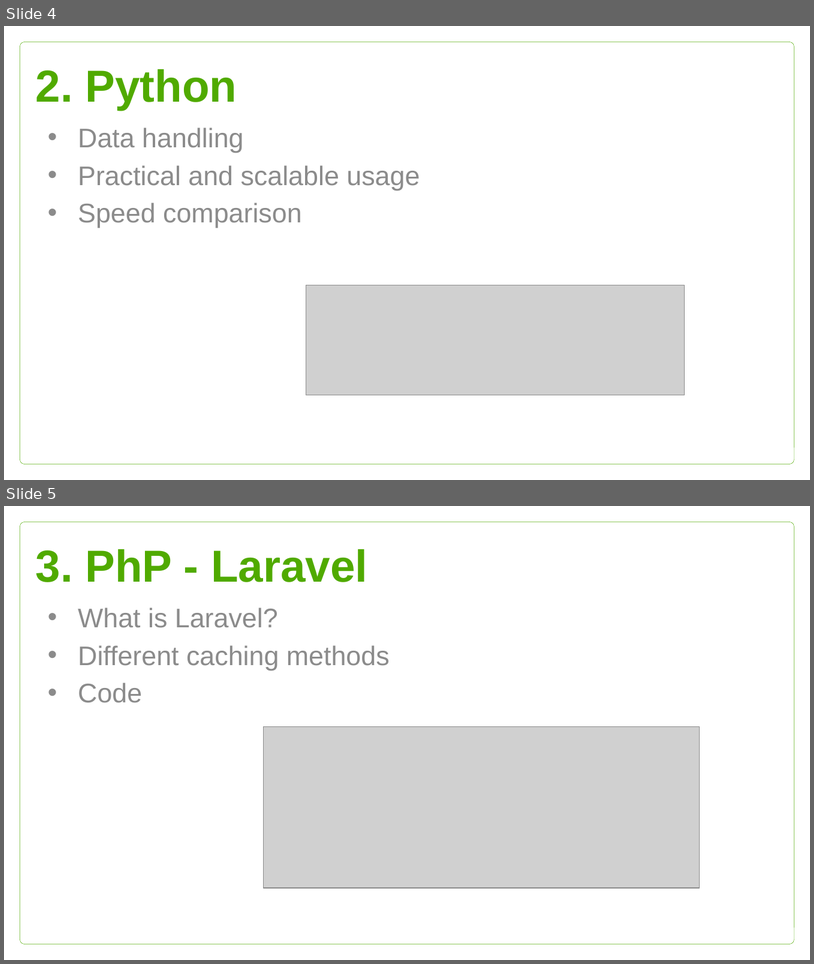
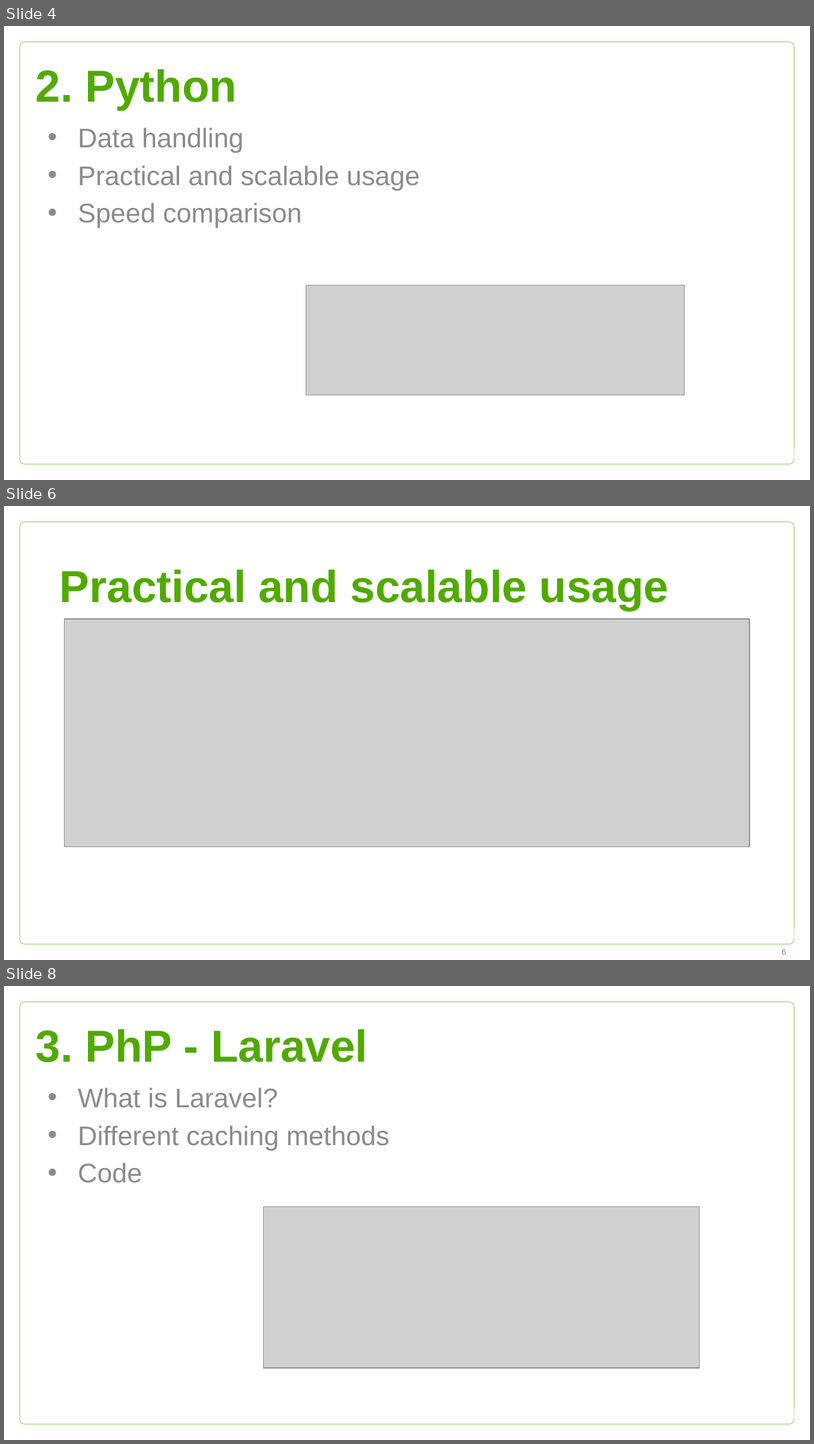
Before and after one commit to Btibor02/GroupWork, a slide deck: Groupwork ppt.pptx. Shown one above the other, each under a label of ours: slides 4 and 5 before the commit, slides 4, 6 and 8 after it; the slides between them are not shown. The pictures are 814x964 and 814x1444 pixels, drawn with LibreOffice and Linux fonts; fonts in the diff are those of the drawing; grey boxes stand for pictures; background and template pictures are left out. Boxes give left, top, right and bottom in pixels: in the first picture for what was removed or moved away, otherwise in the second. Text is boxed around its words. In the diff, an @@ line names an element or a change of style, - is before the commit and + after.

Commit message:
added pictures for python part in powerpoint

```diff
--- a/Groupwork ppt.pptx
+++ b/Groupwork ppt.pptx
@@ slide 6 added at (4, 506, 810, 960), background #FFFFFF; not listed: 1 template element that a slide beside it also shows @@
@@ title added at (60, 570, 669, 610), 40 pt, text #50AA00, bold @@
+Practical and scalable usage
@@ picture added at (65, 619, 750, 847) @@
@@ page number added at (782, 949, 786, 954), 7 pt, text #808080 @@
+6
@@ what was slide 5 is now slide 8 @@
```
Also in this commit, not shown: 2 other slides added.
